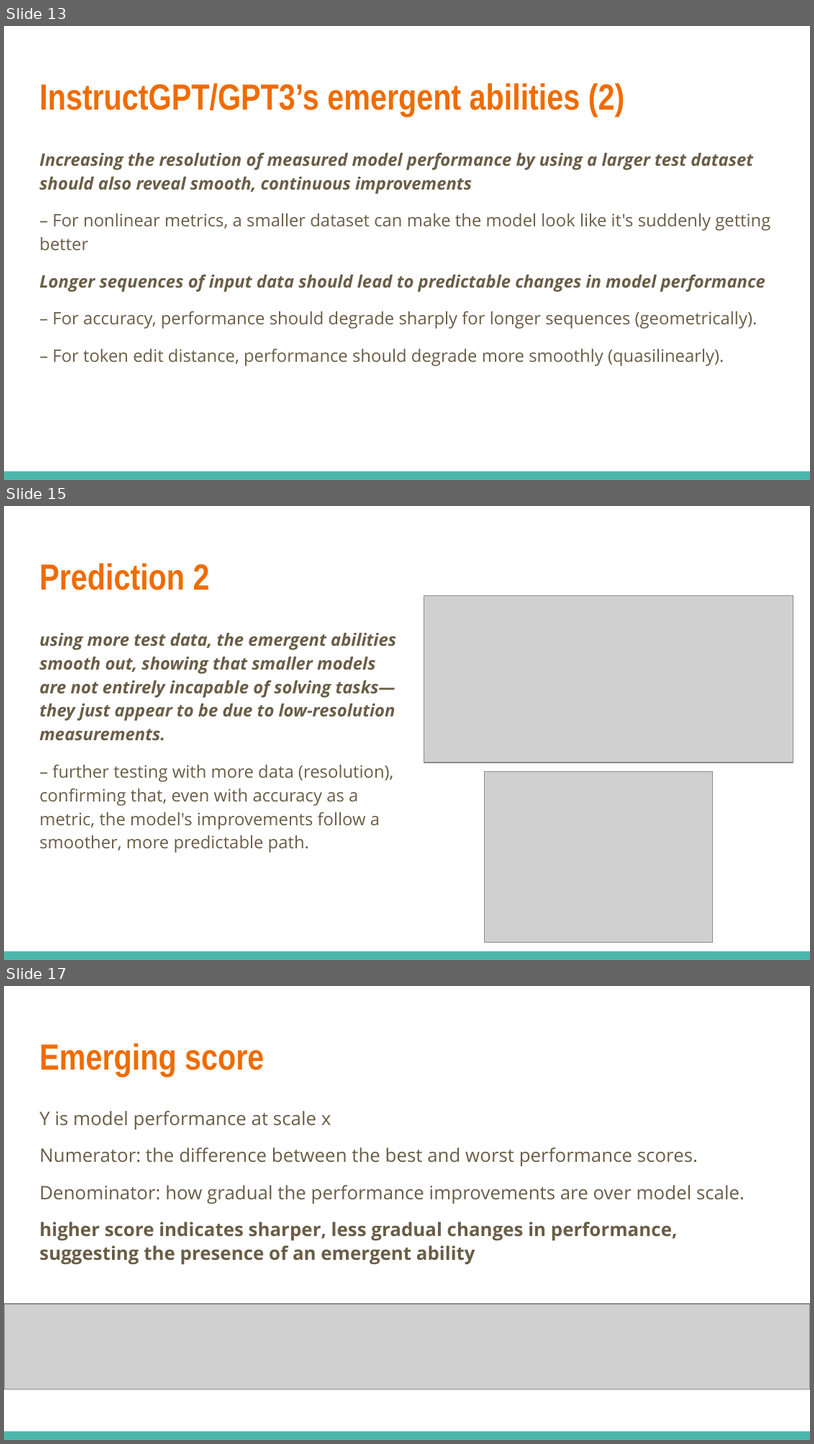
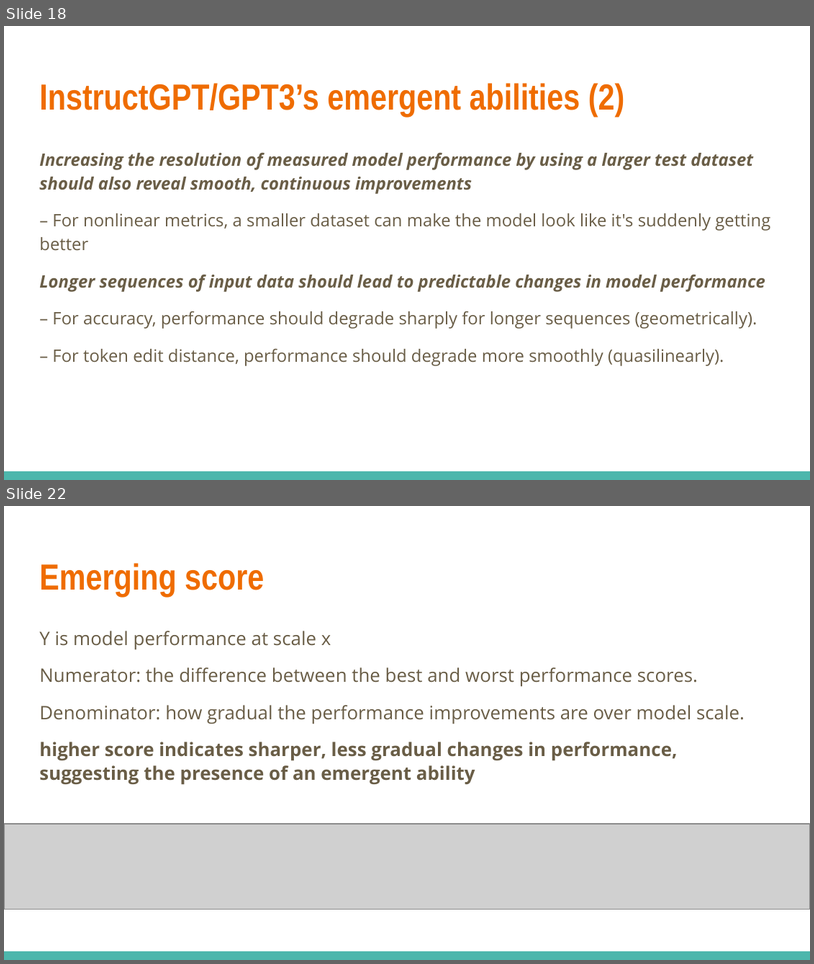
Before and after one commit to JHU-CLSP/csci-601-771-self-supervised-models, a slide deck: fa2024/files/presentations/9-19-EmergentAbility-Zhong-Bafna.pptx. Shown one above the other, each under a label of ours: slides 13, 15 and 17 before the commit, slides 18 and 22 after it; the slides between them are not shown. The pictures are 814x1444 and 814x964 pixels, drawn with LibreOffice and Linux fonts; fonts in the diff are those of the drawing; grey boxes stand for pictures. Boxes give left, top, right and bottom in pixels: in the first picture for what was removed or moved away, otherwise in the second. Text is boxed around its words. In the diff, an @@ line names an element or a change of style, - is before the commit and + after.

```diff
--- a/fa2024/files/presentations/9-19-EmergentAbility-Zhong-Bafna.pptx
+++ b/fa2024/files/presentations/9-19-EmergentAbility-Zhong-Bafna.pptx
@@ slide 15 removed at [4, 506, 810, 960], background #FFFFFF; not listed: 1 template element that a slide beside it also shows @@
@@ title removed at [39, 563, 210, 590] @@
-Prediction 2
@@ picture removed at [424, 595, 793, 762] @@
@@ text removed at [39, 633, 396, 852] @@
-using more test data, the emergent abilities smooth out, showing that smaller models are not entirely incapable of solving tasks—they just appear to be due to low-resolution measurements.
-– further testing with more data (resolution), confirming that, even with accuracy as a metric, the model's improvements follow a smoother, more predictable path.
@@ picture removed at [485, 771, 712, 942] @@
@@ what was slide 13 is now slide 18 @@
@@ what was slide 17 is now slide 22 @@
```
Also in this commit, not shown: 13 slides changed, 18 slides added, 4 other slides removed, 1 other file.
